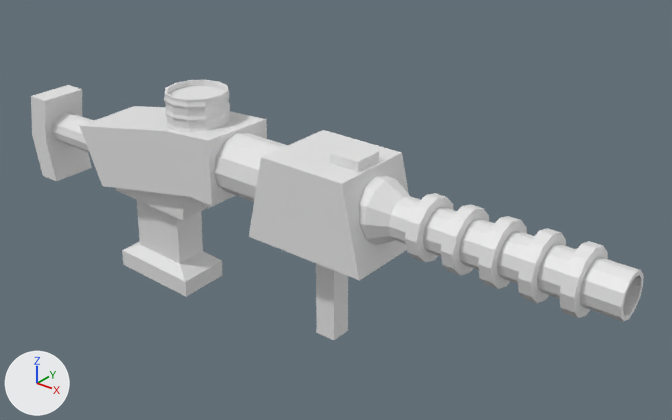
A saved change to the Blender file models/bean-rifle.blend.
Before and after are seen from a 50 mm camera at (0.609, -0.508, 0.356) aimed at (0.174, 0.035, 0.019). Lighting does not change. The marker at lower left points along +X, +Y and +Z.

The scene before the commit, as lines of its bpy script (objects in view):
```python
ob_cube = bpy.data.objects.new('Cube', me_cube)
ob_cube.location = (0.0, 0.0, 0.0106)
ob_cube.rotation_euler = (0.0061, -0.186, 0.0265)  # degrees (0.3, -11, 1.5)
ob_cube.scale = (0.0581, 0.0326, 0.0581)
ob_cube_001 = bpy.data.objects.new('Cube.001', me_cube_001)
ob_cube_001.location = (0.2198, 0.0, 0.0804)
ob_cube_001.scale = (0.0129, 0.0129, 0.0129)
ob_cube_002 = bpy.data.objects.new('Cube.002', me_cube_002)
ob_cube_002.location = (-0.136, 0.0, 0.0)
ob_cube_002.scale = (0.0218, 0.0218, 0.0218)
ob_cylinder = bpy.data.objects.new('Cylinder', me_cylinder_002)
ob_cylinder.location = (0.0531, 0.0, 0.0565)
ob_cylinder.scale = (0.0269, 0.0269, 0.00562)
ob_cylinder_001 = bpy.data.objects.new('Cylinder.001', me_cylinder_001)
ob_cylinder_001.location = (0.096, 0.0, 0.0526)
ob_cylinder_001.rotation_euler = (0.0, -1.571, 0.0)  # degrees (0, -90, 0)
ob_cylinder_001.scale = (0.0261, 0.0261, 0.0261)
ob_cylinder_002 = bpy.data.objects.new('Cylinder.002', me_cylinder_003)
ob_cylinder_002.location = (0.2885, 0.0, 0.0526)
ob_cylinder_002.rotation_euler = (0.0, 1.571, 0.0)  # degrees (0, 90, 0)
ob_cylinder_002.scale = (0.0247, 0.0247, 0.00494)
```
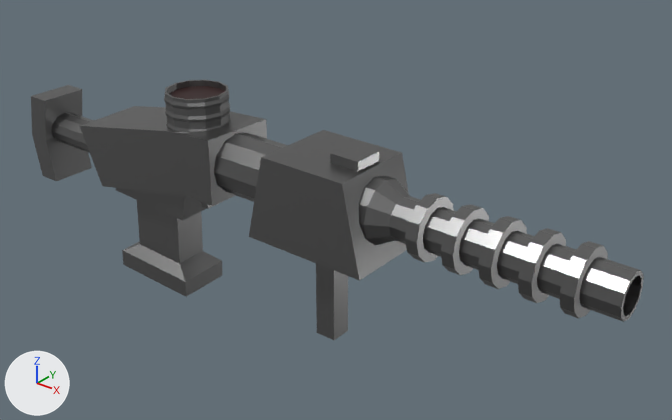
Boxes [x1, y1, x2, y2] around the edits, measured in the pictures (672 x 420 px):
```json
{"object": "Cylinder.001", "change": "recoloured, surface changed", "before": [214, 130, 644, 340], "after": [214, 130, 644, 340]}
{"object": "Cube", "change": "recoloured, surface changed", "before": [80, 106, 267, 297], "after": [80, 106, 267, 297]}
{"object": "Cylinder.002", "change": "recoloured, surface changed", "before": [405, 193, 608, 318], "after": [405, 193, 608, 318], "on screen": "white to grey"}
{"object": "Cube.002", "change": "recoloured, surface changed", "before": [31, 85, 94, 181], "after": [31, 85, 94, 181]}
{"object": "Cylinder", "change": "recoloured, surface changed", "before": [164, 80, 230, 132], "after": [164, 80, 230, 132]}
{"object": "Cube.001", "change": "recoloured, surface changed", "before": [330, 143, 379, 172], "after": [330, 143, 379, 172], "on screen": "white to grey"}
{"part": 1, "of": "me_cylinder_002", "change": "recoloured", "before": [164, 80, 230, 132], "after": [164, 80, 230, 132]}
{"part": 2, "of": "me_cylinder_002", "change": "recoloured", "before": [169, 86, 225, 99], "after": [169, 86, 225, 99], "on screen": "white to black"}
```

The change, as JSON lines over the scene's bpy script:
```json
{"op": "set", "path": "mat_material.base_color", "old": "(0.8, 0.8, 0.8)", "new": "(0.204, 0.204, 0.204)", "note": "white #e7e7e7 -> grey #7d7d7d"}
{"op": "set", "path": "mat_material.metallic", "old": "0.0", "new": "0.925"}
{"op": "add", "block": "mat_material_001", "code": ["mat_material_001 = principled_material('Material.001')", "mat_material_001.base_color = (0.0232, 0.00259, 0.00231)  # black #2a0908"]}
{"block": "me_cylinder_001", "where": "me_cylinder_001.from_pydata(...)  # 120 vertices, 108 faces; spans x -4.81..1.26, y -1.42..1.42, z -13.16..1.0"}
{"op": "add", "block": "me_cylinder_001", "code": "me_cylinder_001.materials.append(mat_material)  # grey #7d7d7d"}
{"block": "me_cylinder_002", "where": "me_cylinder_002.from_pydata(...)  # 324 vertices, 274 faces; spans x -1.04..1.04, y -1.04..1.04, z -1.0..9.0"}
{"block": "me_cylinder_002", "where": "# used by ob_cylinder; location = (0.0531, 0.0, 0.0565); scale = (0.0269, 0.0269, 0.00562)"}
{"block": "me_cylinder_002", "change": "me_cylinder_002 part 1: 273 of the faces centred in x -0.95..0.95, y -0.95..0.95, z -1.0..9.0 switch from no material to mat_material (grey #7d7d7d)"}
{"block": "me_cylinder_002", "change": "me_cylinder_002 part 2: the 1 face centred in x 0.0, y 0.0, z 8.12 switches from no material to mat_material_001 (black #2a0908)"}
{"op": "add", "block": "me_cylinder_002", "code": "me_cylinder_002.materials.append(mat_material_001)  # black #2a0908"}
{"block": "me_cube_002", "where": "me_cube_002.from_pydata(...)  # 36 vertices, 24 faces; spans x -1.36..4.06, y -1.0..1.0, z -1.0..2.85"}
{"op": "add", "block": "me_cube_002", "code": "me_cube_002.materials.append(mat_material)  # grey #7d7d7d"}
{"block": "me_cylinder_003", "where": "me_cylinder_003.from_pydata(...)  # 24 vertices, 14 faces; spans x -1.0..1.0, y -1.0..1.0, z -1.0..1.0"}
{"op": "add", "block": "me_cylinder_003", "code": "me_cylinder_003.materials.append(mat_material)  # grey #7d7d7d"}
```
